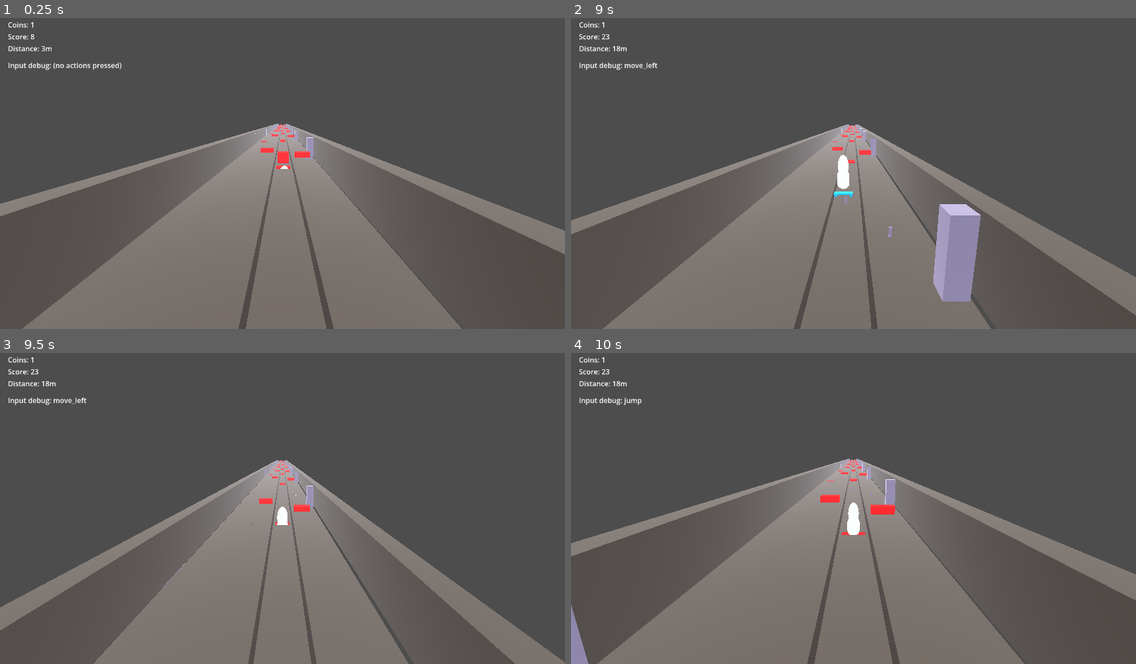
Above: before the commit, frames 1-4 (two rows, left to right).
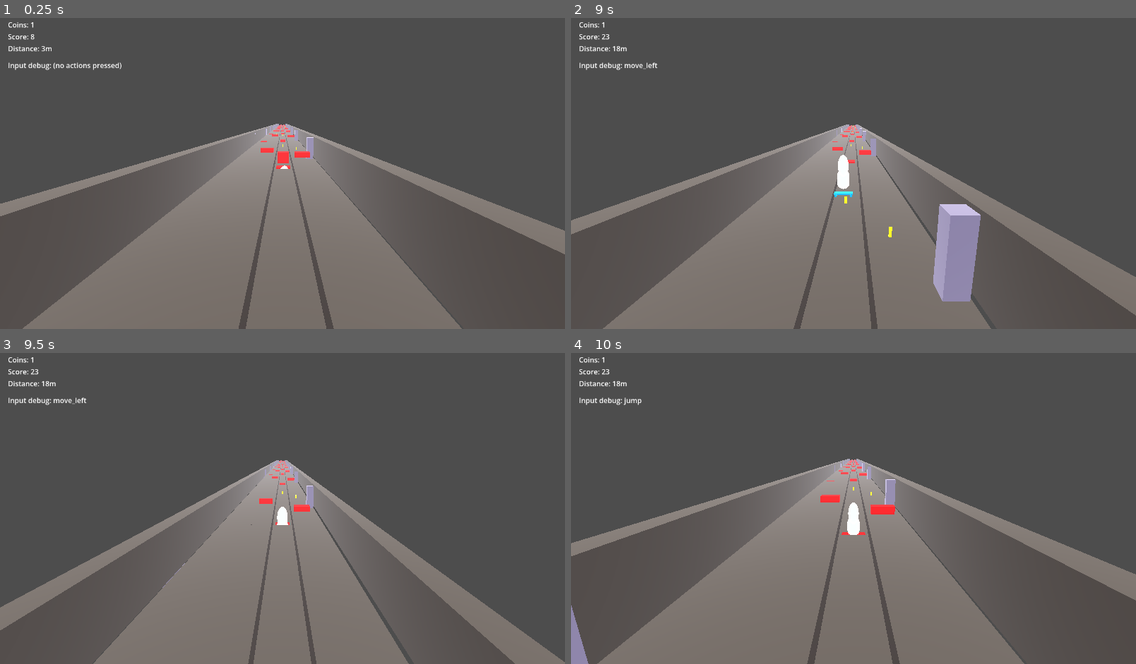
Above: after the commit, the same moments.

Repository: AlexXaya/SkateKnight
Game: Godot game, scene res://scenes/main.tscn
The game is run twice, just before and just after one commit, with the same random seed, the same clock (stepped at 60 frames per second) and the same inputs.
Inputs:
- Up to frame 1 (0.25 s): no input
- Up to frame 2 (9 s): hold Up 0.53-5.78 s; tap Shift (boost) every 2.25 s from 0.6 to 7.35 s; tap W (jump) at 0.77, 1.52, 3.02, 3.77, 4.52, 6.02, 6.77, 7.52 s; tap S (slide) every 2.25 s from 1.35 to 8.1 s; tap Space at 2.1, 3.5, 4.35, 5.75, 6.6, 8.85 s; tap Enter at 2.75, 5 s; hold D (move_right) 5.78-6.53 s; hold Up 6.53-8.78 s; hold A (move_left) from 8.78 s (still down)
- Up to frame 3 (9.5 s): keep holding A (move_left); tap W (jump) at 9.02 s
- Up to frame 4 (10 s): release A (move_left) at 9.53 s; hold Up from 9.53 s (still down); tap Shift (boost) at 9.6 s; tap W (jump) at 9.77 s

The runs differ from the first frame. In frame 1, less than 0.1% of the frame differs, in the area x 48-53%, y 34-43%; in frame 2, less than 0.1%, in the area x 48-57%, y 34-71%; in frame 3, less than 0.1%; in frame 4, less than 0.1%.

Commit message:
Make collectible coins glow yellow.
Add a dedicated bright coin shader material and assign it to coin meshes so pickups are easier to see on the stone road.

Made-with: Cursor

Diff:
--- a/scenes/track/chunk_straight.tscn
+++ b/scenes/track/chunk_straight.tscn
@@ -30,6 +30,15 @@
 shader_parameter/shade_softness = 0.08
 shader_parameter/rim_strength = 0.05
 shader_parameter/rim_power = 3.0
+
+[sub_resource type="ShaderMaterial" id="ShaderMaterial_coin"]
+shader = ExtResource("1_0gk1p")
+shader_parameter/albedo = Color(0.98, 0.86, 0.2, 1)
+shader_parameter/shadow_tint = Color(0.55, 0.42, 0.05, 1)
+shader_parameter/shade_threshold = 0.5
+shader_parameter/shade_softness = 0.08
+shader_parameter/rim_strength = 0.65
+shader_parameter/rim_power = 2.4
 
 [sub_resource type="BoxShape3D" id="BoxShape3D_floor"]
 size = Vector3(10, 1, 32)
@@ -133,7 +142,7 @@
 [node name="CoinMesh" type="MeshInstance3D" parent="Coins/Coin1"]
 mesh = SubResource("BoxMesh_column")
 scale = Vector3(0.15, 0.15, 0.05)
-surface_material_override/0 = SubResource("ShaderMaterial_ruin")
+surface_material_override/0 = SubResource("ShaderMaterial_coin")
 
 [node name="Coin2" type="Area3D" parent="Coins"]
 transform = Transform3D(1, 0, 0, 0, 1, 0, 0, 0, 1, -1, 1.2, 0)
@@ -145,7 +154,7 @@
 [node name="CoinMesh" type="MeshInstance3D" parent="Coins/Coin2"]
 mesh = SubResource("BoxMesh_column")
 scale = Vector3(0.15, 0.15, 0.05)
-surface_material_override/0 = SubResource("ShaderMaterial_ruin")
+surface_material_override/0 = SubResource("ShaderMaterial_coin")
 
 [node name="Coin3" type="Area3D" parent="Coins"]
 transform = Transform3D(1, 0, 0, 0, 1, 0, 0, 0, 1, 1, 1.2, 4)
@@ -157,7 +166,7 @@
 [node name="CoinMesh" type="MeshInstance3D" parent="Coins/Coin3"]
 mesh = SubResource("BoxMesh_column")
 scale = Vector3(0.15, 0.15, 0.05)
-surface_material_override/0 = SubResource("ShaderMaterial_ruin")
+surface_material_override/0 = SubResource("ShaderMaterial_coin")
 
 [node name="Obstacles" type="Node3D" parent="."]
 
